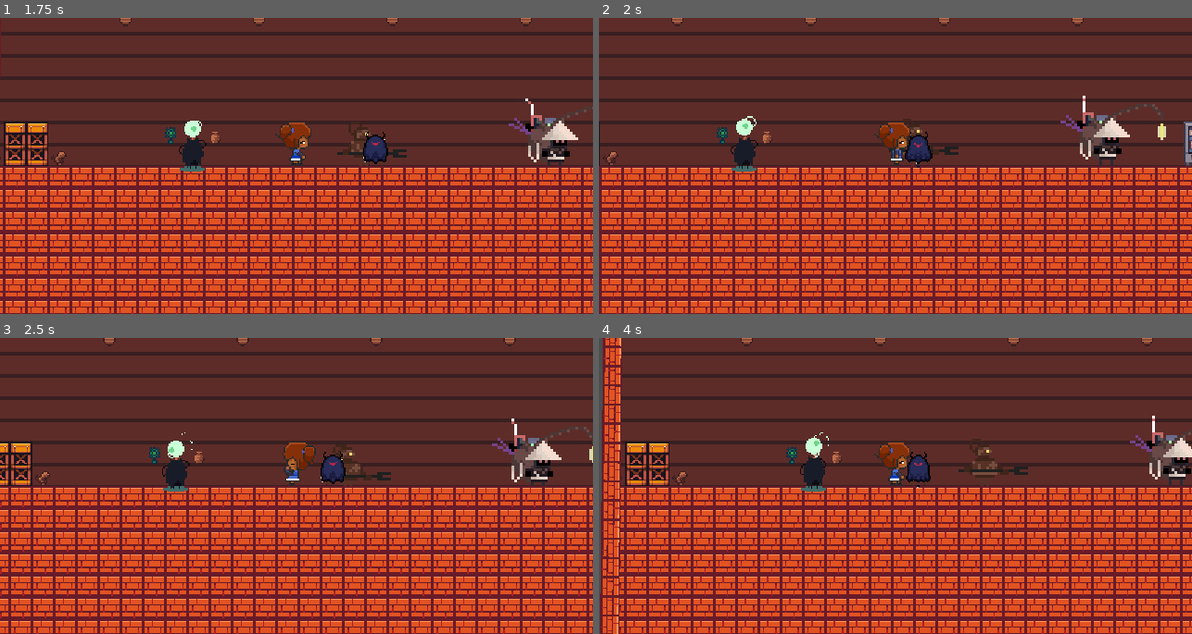
Above: before the commit, frames 1-4 (two rows, left to right).
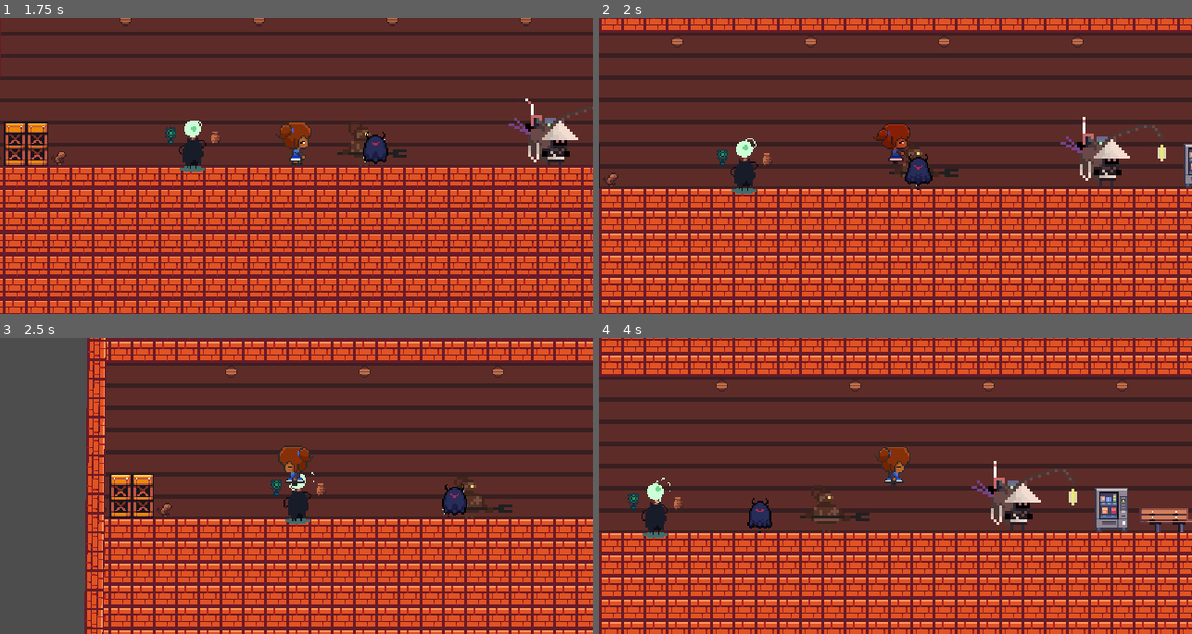
Above: after the commit, the same moments.

Repository: TCCISTOME/PaintLies
Game: Godot game, scene res://nivel_0.tscn
Two runs of this game, one before a commit and one after it. Both use one fixed random seed, a clock stepped at 60 frames per second and the inputs below.
Inputs (mouse positions are in pixels of both pictures, inside the frame that each line leads up to):
- Up to frame 1 (1.75 s): tap Enter (ui_accept) at 0.5 s; move the mouse to (426, 151) at 0.52 s; hold D (direita) from 0.53 s (still down); click (426, 151) at 0.6 s; tap Space (pular) at 0.77, 1.52 s; move the mouse to (177, 180) at 1.27 s; click (177, 180) at 1.35 s
- Up to frame 2 (2 s): keep holding D (direita)
- Up to frame 3 (2.5 s): move the mouse to (355, 420) at 2.02 s; release D (direita) at 2.03 s; hold A (esquerda) from 2.03 s (still down); tap E (beber) at 2.1 s; click (355, 420) at 2.3 s
- Up to frame 4 (4 s): move the mouse to (865, 545) at 2.77 s; release A (esquerda) at 2.78 s; hold D (direita) from 2.78 s (still down); click (865, 545) at 2.85 s; tap Space (pular) at 3.02, 3.77 s; move the mouse to (1073, 530) at 3.52 s; click (1073, 530) at 3.6 s

Frame 1 is identical in both runs. In frame 2, 19% of the frame differs, in the area x 0-100%, y 0-99%; in frame 3, 64%, in the area x 0-100%, y 0-100%; in frame 4, 51%.
Error before the commit: Invalid access to property or key 'dark_ghost' on a base object of type 'Node (global.gd)'. (res://Players/heleanor.gd:130)

Commit message:
Ajustes no Player e inimigo 2

Diff:
--- a/Enemys/dark_ghost.gd
+++ b/Enemys/dark_ghost.gd
@@ -5,70 +5,53 @@
 
 var direction := -1
 var gravity = ProjectSettings.get_setting("physics/2d/default_gravity")
-@export var darkGhost_life := 50
+@export var darkGhost_life := 900
+@export var darkGhost_attack := 50
+@export var darkGhost_xp := 1300
+
 var knockback_vetor := Vector2.ZERO
-
-@onready var rayRight := $rayRight as RayCast2D
-@onready var rayLeft := $rayLeft as RayCast2D
+@onready var body := $hitBox/collision as Area2D
 @onready var wallDetector := $wallDetector as RayCast2D
 @onready var texture := $texture as Sprite2D
 @onready var anim := $anim as AnimationPlayer
 
 func _physics_process(delta):
-	# Add the gravity.
+	# Adiciona a gravidade.
 	if not is_on_floor():
 		velocity.y += gravity * delta
 
+	# Detecta colisão com a parede
 	if wallDetector.is_colliding():
 		direction *= -1
 		wallDetector.scale.x *= -1
-	if direction == 1:
-		texture.flip_h = true
-	else:
-		texture.flip_h = false
 
-	# Aplicando o knockback, se houver
+	# Inverte a textura com base na direção
+	texture.flip_h = direction == 1
+
+	# Aplica o knockback, se houver
 	if knockback_vetor != Vector2.ZERO:
 		velocity += knockback_vetor
 
 	velocity.x = direction * SPEED * delta
-
 	move_and_slide()
 
-#func _on_anim_animation_finished(anim_name):
-	#if anim_name == "dead":
-		#print("morreu")
-		#queue_free()
+# Função que detecta se o player entrou no hitbox
+func _on_hit_box_area_entered(area):
+	if area.is_in_group("player"):
+		print("O inimigo atingiu o player")
+		apply_damage_to_player()
 
+# Função para aplicar o dano no player
+func apply_damage_to_player():
+	Global.player_life -= darkGhost_attack
+	print("Vida do player: ", Global.player_life)
 
+# Função que lida com o dano no inimigo
+func take_damage():
+	print("VDG: ", darkGhost_life)
+	darkGhost_life -= Global.player_attack  # Subtrai o ataque do player da vida do inimigo
 
-func _on_hurt_box_area_entered(area):
-	#if area.name == "hitBox":
-		#print("Darkghost_life = ", darkGhost_life)
-		#darkGhost_life -= Global.player_attack
-		#if darkGhost_life < 1:
-			#anim.play("dead")
-			#queue_free()
-
-
+	# Se a vida do inimigo acabar, ele morre
 	if darkGhost_life < 1:
+		anim.play("dead")
 		queue_free()
-	else:
-		if $rayRight.is_colliding():
-			print("Entrou no if 1")
-			#Vector com valores em (x,y)
-			take_damage(Vector2(-580,-30))
-		if $rayLeft.is_colliding():
-			print("Entrou no if 2")
-			take_damage(Vector2(-580,50))
-
-func take_damage(knockback_force := Vector2.ZERO, duration := 0.15):
-	print("Entrou no take_demage")
-	darkGhost_life -= Global.dark_ghost
-	if knockback_force != Vector2.ZERO:
-		knockback_vetor = knockback_force
-		# Tween para resetar o knockback
-		var knockback_tween := get_tree().create_tween()
-		knockback_tween.parallel().tween_property(self, "knockback_vetor", Vector2.ZERO, duration)
-		#animation.modulate = Color(1,0,0,1)
-		#knockback_tween.parallel().tween_property(animation, "modulate", Color(1,1,1,1), duration)
--- a/Enemys/dark_ghost.tscn
+++ b/Enemys/dark_ghost.tscn
@@ -177,12 +177,16 @@
 [sub_resource type="RectangleShape2D" id="RectangleShape2D_mawjb"]
 size = Vector2(21.375, 18)
 
+[sub_resource type="RectangleShape2D" id="RectangleShape2D_0ypp5"]
+size = Vector2(18, 22)
+
 [node name="DarkGhost" type="CharacterBody2D" groups=["enemy"]]
 collision_layer = 4
 collision_mask = 35
 script = ExtResource("1_jb0g7")
 
 [node name="Collision" type="CollisionShape2D" parent="."]
+visible = false
 position = Vector2(0, -15)
 shape = SubResource("RectangleShape2D_b48ia")
 
@@ -206,6 +210,8 @@
 collision_mask = 6
 
 [node name="hurtBox" type="Area2D" parent="."]
+visible = false
+position = Vector2(1, 0)
 collision_layer = 64
 collision_mask = 32
 
@@ -214,18 +220,14 @@
 shape = SubResource("RectangleShape2D_mawjb")
 debug_color = Color(0.996078, 0, 0.168627, 0.27451)
 
-[node name="rayLeft" type="RayCast2D" parent="."]
-position = Vector2(-9, -16)
-rotation = 1.5708
-target_position = Vector2(0, 18)
-collision_mask = 33
-hit_from_inside = true
-
-[node name="rayRight" type="RayCast2D" parent="."]
-position = Vector2(8, -16)
-rotation = -1.5708
-target_position = Vector2(0, 18)
-collision_mask = 33
-hit_from_inside = true
+[node name="hitBox" type="Area2D" parent="."]
+collision_layer = 32
+collision_mask = 68
+
+[node name="collision" type="CollisionShape2D" parent="hitBox"]
+position = Vector2(0, -16)
+shape = SubResource("RectangleShape2D_0ypp5")
+debug_color = Color(0.862592, 0.00062955, 0.869174, 0.42)
 
 [connection signal="area_entered" from="hurtBox" to="." method="_on_hurt_box_area_entered"]
+[connection signal="area_entered" from="hitBox" to="." method="_on_hit_box_area_entered"]
--- a/Players/heleanor.gd
+++ b/Players/heleanor.gd
@@ -10,7 +10,6 @@
 
 @onready var animation := $anim as AnimatedSprite2D
 @onready var hitbox := $hitBox/collison as CollisionShape2D
-# @onready var raycast = $RayCast2D
 
 var gravity = ProjectSettings.get_setting("physics/2d/default_gravity")
 var is_attack = false
@@ -115,23 +114,22 @@
 
 func _on_hurt_box_body_entered(body):
 	#if body.is_in_group("enemy"):
-	print("Vida do player = ", player_life)
+	print("Player: ", player_life)
 	if player_life < 0:
 		owner.queue_free()
 	else:
 		if $ray_right.is_colliding():
-			take_damage(Vector2(-280,-70))
+			knockBack(Vector2(-280,-70))
 		elif $ray_left.is_colliding():
-			take_damage(Vector2(280,-70))
+			knockBack(Vector2(280,-70))
 		elif $ray_bottom.is_colliding():
-			take_damage(Vector2(300,-70))
+			knockBack(Vector2(300,-70))
 
-func take_damage(knockback_force := Vector2.ZERO, duration := 0.15):
-	player_life -= Global.dark_ghost
 
+
+func knockBack(knockback_force := Vector2.ZERO, duration := 0.15):
 	if knockback_force != Vector2.ZERO:
 		knockback_vetor = knockback_force
-
 		# Tween para resetar o knockback
 		var knockback_tween := get_tree().create_tween()
 		knockback_tween.parallel().tween_property(self, "knockback_vetor", Vector2.ZERO, duration)
--- a/Players/heleanor.tscn
+++ b/Players/heleanor.tscn
@@ -277,8 +277,8 @@
 [sub_resource type="RectangleShape2D" id="RectangleShape2D_4k8s0"]
 size = Vector2(30, 32)
 
-[node name="Heleanor" type="CharacterBody2D"]
-collision_mask = 70
+[node name="Heleanor" type="CharacterBody2D" groups=["player"]]
+collision_mask = 102
 script = ExtResource("1_e8u8s")
 
 [node name="CollisionShape2D" type="CollisionShape2D" parent="."]
@@ -298,7 +298,7 @@
 
 [node name="animator" type="AnimationPlayer" parent="."]
 
-[node name="hurtBox" type="Area2D" parent="."]
+[node name="hurtBox" type="Area2D" parent="." groups=["player"]]
 collision_layer = 64
 collision_mask = 4
 
@@ -308,7 +308,7 @@
 debug_color = Color(0.996078, 0, 0.172549, 0.266667)
 
 [node name="hitBox" parent="." instance=ExtResource("3_jl5n5")]
-collision_mask = 96
+collision_mask = 68
 
 [node name="collison" type="CollisionShape2D" parent="hitBox"]
 position = Vector2(31, -16)
Not shown: 1 places in Enemys/dark_ghost.tscn that only renumber resources
